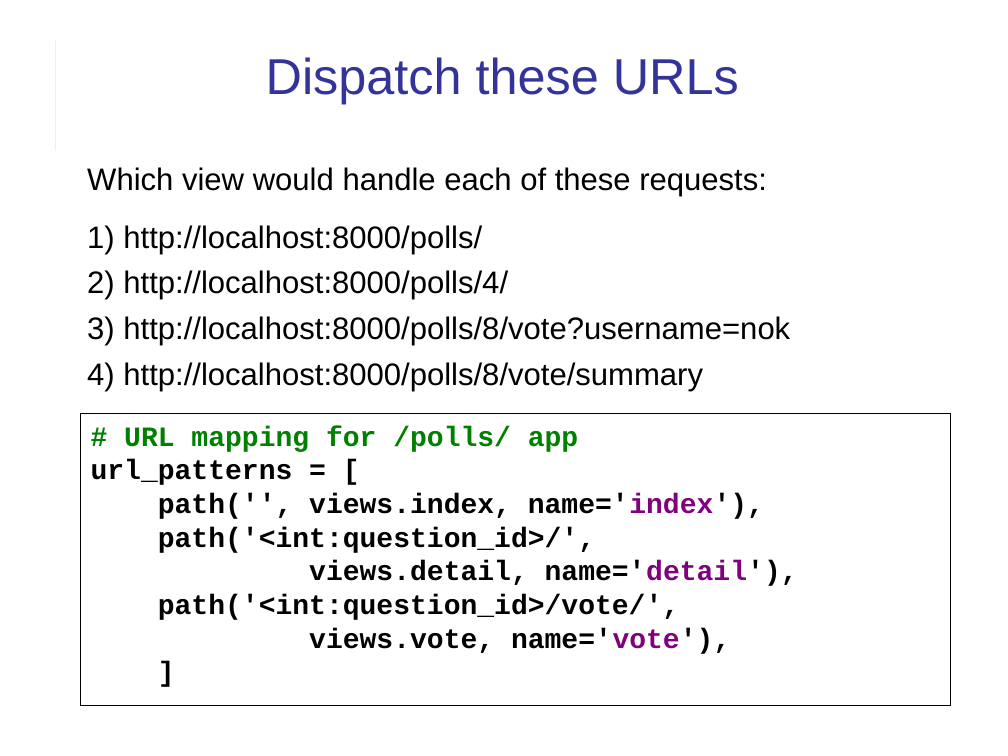
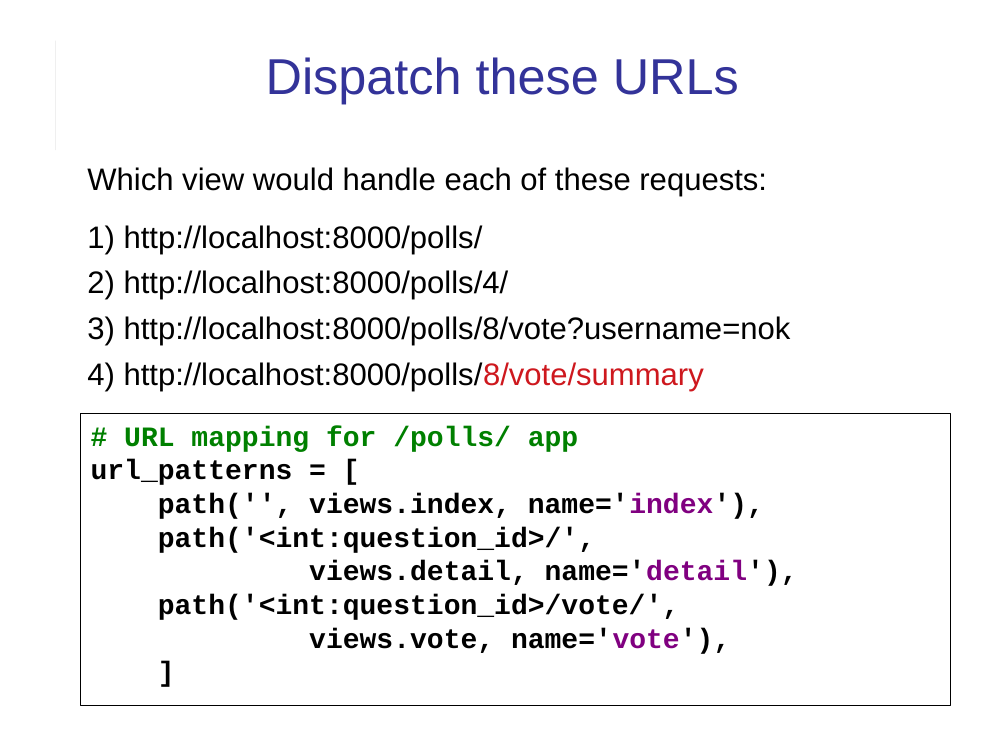
Before and after one commit to cpske/ISP, a slide deck: slide 16 of django/Django-review-1.ppt (slide 15 before the commit). Drawn at 1008x756 pixels with LibreOffice and Linux fonts; fonts in the diff are those of the drawing. Boxes give left, top, right and bottom in pixels: in the first picture for what was removed or moved away, otherwise in the second. Text is boxed around its words. In the diff, an @@ line names an element or a change of style, - is before the commit and + after.

```diff
--- a/django/Django-review-1.ppt
+++ b/django/Django-review-1.ppt
@@ text "Which view would handle each ..." at bbox=[87, 167, 791, 391]: text colour #000000 to #CE181E in "http://localhost:8000/polls/8/vote/summary"; indent changed @@
```
Also in this commit, not shown: 18 other slides changed, 1 slide added, 1 other file.
